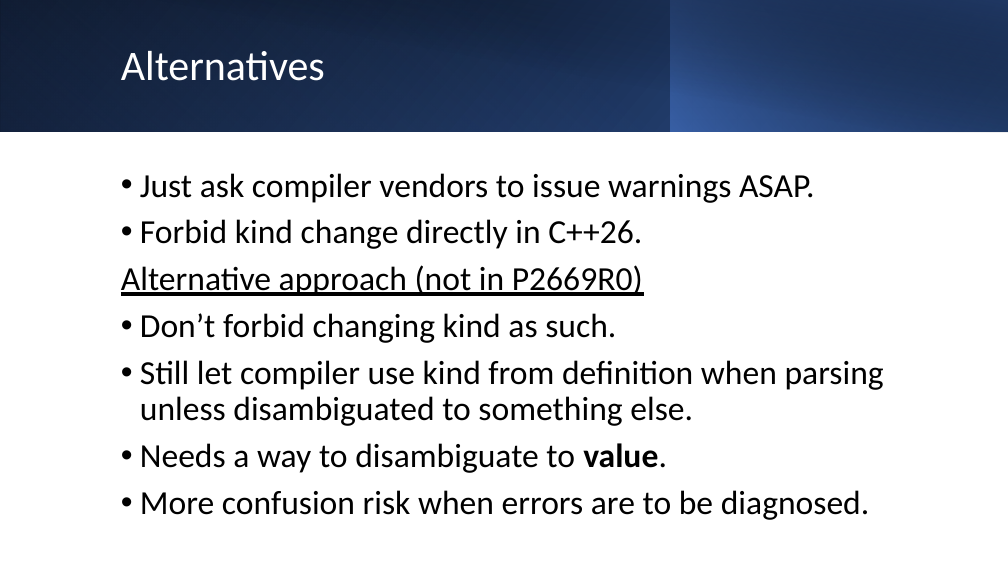
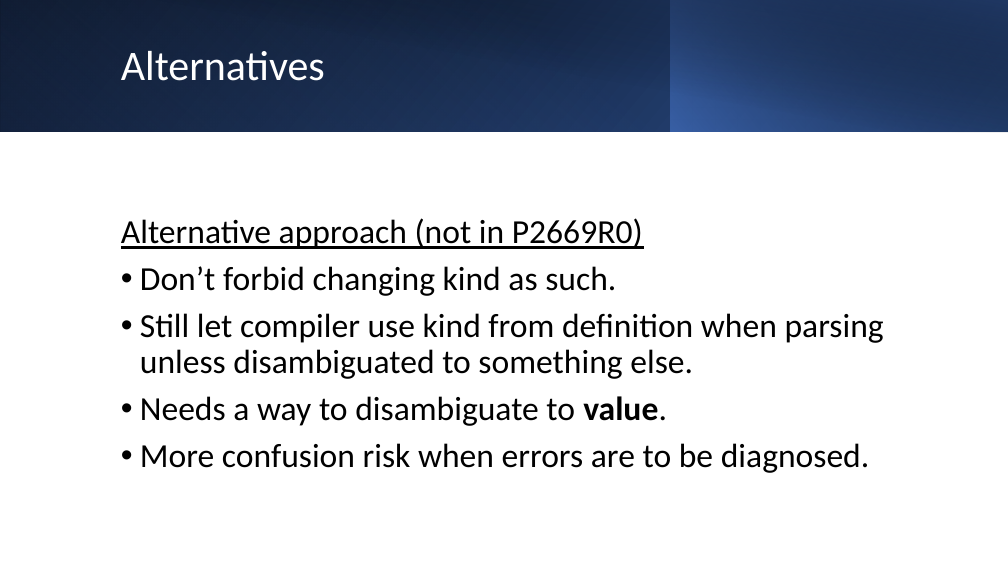
Before and after one commit to BengtGustafsson/isocpp-proposals, a slide deck: slide 7 of P2669-DeprecateKindChange/DeprecateKindChange.pptx (slide 5 before the commit). Drawn at 1008x567 pixels with LibreOffice and Linux fonts; fonts in the diff are those of the drawing. Boxes give left, top, right and bottom in pixels: in the first picture for what was removed or moved away, otherwise in the second. Text is boxed around its words. In the diff, an @@ line names an element or a change of style, - is before the commit and + after.

```diff
--- a/P2669-DeprecateKindChange/DeprecateKindChange.pptx
+++ b/P2669-DeprecateKindChange/DeprecateKindChange.pptx
@@ text at (140, 173, 815, 249): paragraphs removed @@
-• Just ask compiler vendors to issue warnings ASAP.
-• Forbid kind change directly in C++26.
```
Also in this commit, not shown: 3 other slides changed, 2 slides added, 1 other file.
